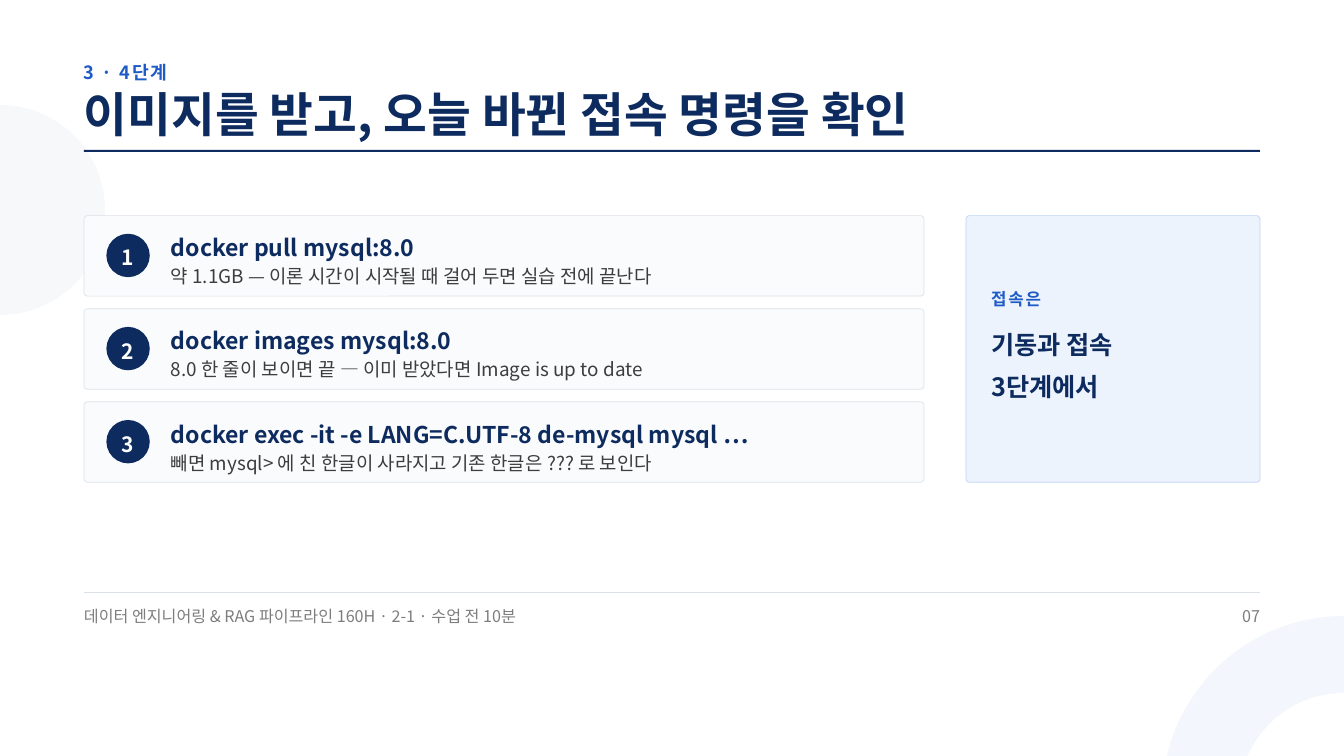
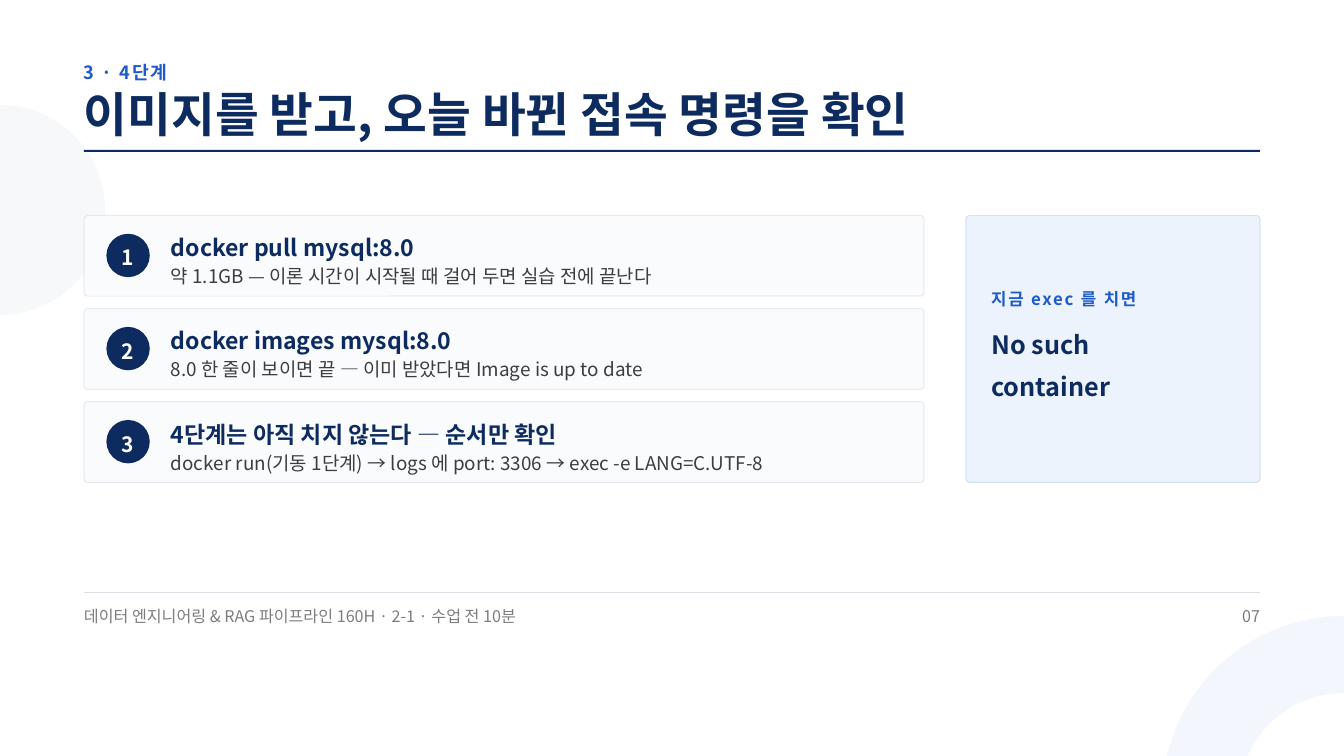
Before and after one commit to aebonlee/materials, a slide deck: slide 7 of data-eng/decks/w2d1s0.pptx. Drawn at 1344x756 pixels with LibreOffice and Linux fonts; fonts in the diff are those of the drawing. Boxes give left, top, right and bottom in pixels: in the first picture for what was removed or moved away, otherwise in the second. Text is boxed around its words. In the diff, an @@ line names an element or a change of style, - is before the commit and + after.

```diff
--- a/data-eng/decks/w2d1s0.pptx
+++ b/data-eng/decks/w2d1s0.pptx
@@ text at box(991, 288, 1136, 310): text changed @@
-접속은
+지금 exec 를 치면
@@ text at box(991, 334, 1110, 397): text changed @@
-기동과 접속
-3단계에서
+No such
+container
@@ text at box(171, 423, 557, 445): text changed @@
-docker exec -it -e LANG=C.UTF-8 de-mysql mysql …
+4단계는 아직 치지 않는다 — 순서만 확인
@@ text at box(171, 454, 763, 475): text changed @@
-빼면 mysql> 에 친 한글이 사라지고 기존 한글은 ??? 로 보인다
+docker run(기동 1단계) → logs 에 port: 3306 → exec -e LANG=C.UTF-8
```
Also in this commit, not shown: 1 other file.
